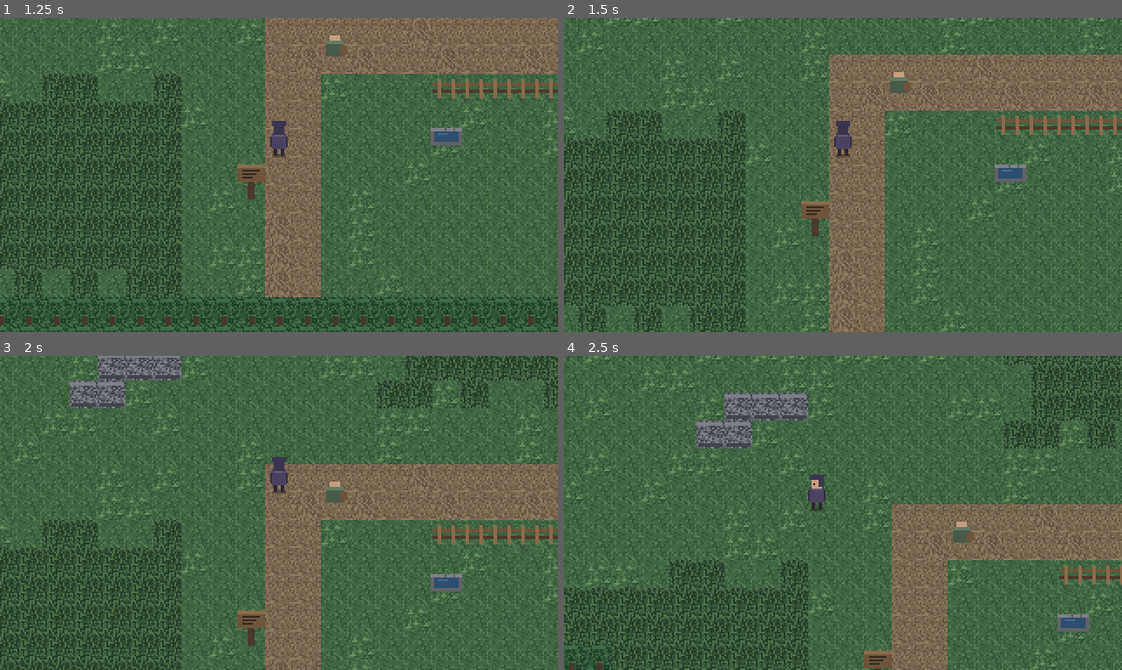
Above: before the commit, frames 1-4 (two rows, left to right).
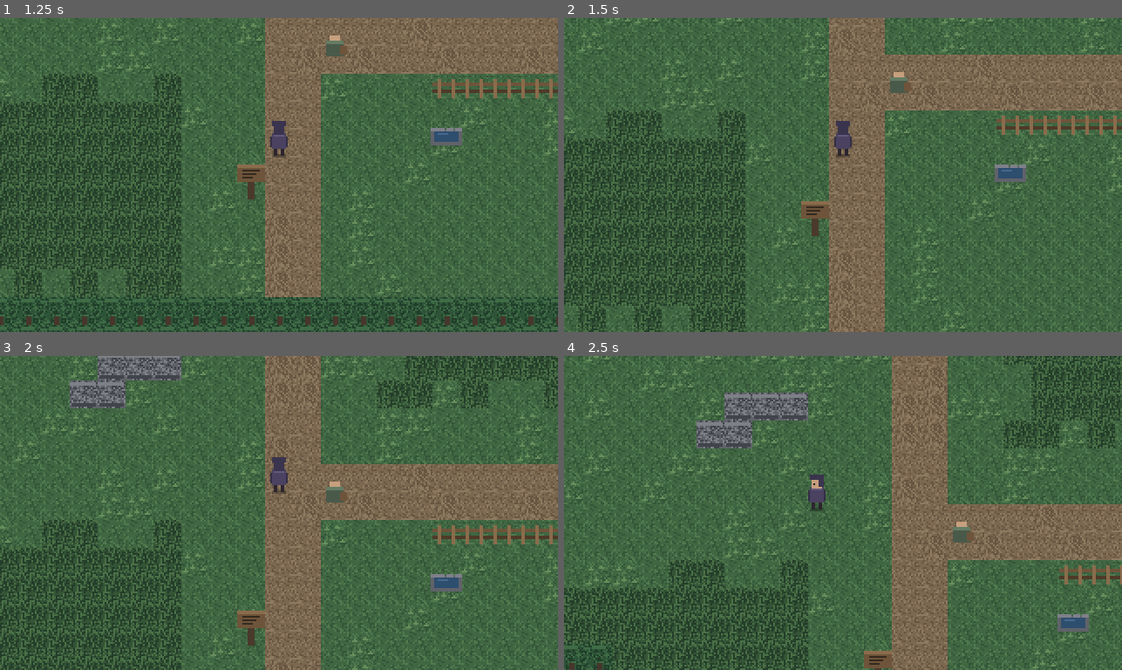
Above: after the commit, the same moments.

Repository: ducetruce/game
Game: Godot game, scene res://scenes/overworld/overworld.tscn
Same seed, same stepped clock (60 frames per second), same inputs: the game is played once before the commit and once after it.
Inputs:
- Up to frame 1 (1.25 s): tap Enter at 0.5 s; hold W (move_up) from 0.53 s (still down); tap Z (interact) at 0.6 s
- Up to frame 2 (1.5 s): keep holding W (move_up); tap Z (interact) at 1.35 s
- Up to frame 3 (2 s): keep holding W (move_up)
- Up to frame 4 (2.5 s): release W (move_up) at 2.03 s; hold A (move_left) from 2.03 s (still down); hold Shift (run) from 2.03 s (still down); tap Z (interact) at 2.3 s

Frame 1 is identical in both runs. In frame 2, 1.2% of the frame differs, in the area x 47-58%, y 0-12%; in frame 3, 3.4%; in frame 4, 4.7%, in the area x 58-69%, y 0-48%.

Commit message:
Add a second map, Aldenmere, and the warp system connecting it
The world was one map (Hollow Clearing) with nowhere else to go. This
builds the map-to-map travel engineering DESIGN.md §3 already committed
to, then uses it: a village reached through a gap carved in the Hollow
Clearing's north tree border.

Warps are data, not nodes: a `warp` object type in a map's JSON
registers into GameMap's own tile lookup (`warp_at`, alongside
`terrain_at`) rather than spawning anything visible. Overworld no longer
holds a fixed `$Map` child -- `_load_map(map_id, target)` frees whatever
is loaded and instantiates another under a new `MapContainer`, so the
save's `map_id` now picks which map to load rather than only validating
a position against one hardcoded map. A warp transition mirrors the
battle transition's fade/busy-lock shape, including the same grace
period and autosave on arrival.

Also: a fourth object type, `npc` (Villager, structurally identical to
SignPost but a person rather than a prop), two new tile symbols that
compose into a building facade (`H` wall, `V` roof) plus a flagstone
`c` plaza tile, and validate_data.py checking warps across map files
(a target_map exists, its target_tile is walkable) now that a map can
reference another.

Verified in the real engine: clean import, every entry scene boots
without error, a scripted walkthrough drives the player through both
warps and confirms exact landing tiles, and the village was screenshotted
through a real camera under Xvfb to check the new art by eye.

Co-Authored-By: Claude Sonnet 5 <noreply@anthropic.com>
Claude-Session: https://claude.ai/code/session_01KqDWnzjoFFAM1KXhCF3S2g

Diff:
--- a/assets/tilesets/placeholder_tileset.tres
+++ b/assets/tilesets/placeholder_tileset.tres
@@ -10,6 +10,7 @@
 2:0/0 = 0
 3:0/0 = 0
 4:0/0 = 0
+5:0/0 = 0
 0:1/0 = 0
 0:1/0/physics_layer_0/polygon_0/points = PackedVector2Array(-8, -8, 8, -8, 8, 8, -8, 8)
 1:1/0 = 0
@@ -18,6 +19,10 @@
 2:1/0/physics_layer_0/polygon_0/points = PackedVector2Array(-8, -8, 8, -8, 8, 8, -8, 8)
 3:1/0 = 0
 3:1/0/physics_layer_0/polygon_0/points = PackedVector2Array(-8, -8, 8, -8, 8, 8, -8, 8)
+5:1/0 = 0
+5:1/0/physics_layer_0/polygon_0/points = PackedVector2Array(-8, -8, 8, -8, 8, 8, -8, 8)
+6:1/0 = 0
+6:1/0/physics_layer_0/polygon_0/points = PackedVector2Array(-8, -8, 8, -8, 8, 8, -8, 8)
 
 [resource]
 tile_size = Vector2i(16, 16)
--- a/data/maps/hollow_clearing.json
+++ b/data/maps/hollow_clearing.json
@@ -1,7 +1,7 @@
 {
   "id": "hollow_clearing",
   "display_name": "The Hollow Clearing",
-  "_comment": "Tile grid, one string per row. See src/overworld/tile_legend.gd for the symbol table. Walkable: G g P p. Solid: W R T F.",
+  "_comment": "Tile grid, one string per row. See src/overworld/tile_legend.gd for the symbol table.",
   "player_start": [
     20,
     20
@@ -39,21 +39,45 @@
       "catalog": [
         "tempering_draught"
       ]
+    },
+    {
+      "type": "warp",
+      "tile": [
+        20,
+        0
+      ],
+      "target_map": "village_square",
+      "target_tile": [
+        20,
+        21
+      ]
+    },
+    {
+      "type": "warp",
+      "tile": [
+        21,
+        0
+      ],
+      "target_map": "village_square",
+      "target_tile": [
+        21,
+        21
+      ]
     }
   ],
   "tiles": [
-    "TTTTTTTTTTTTTTTTTTTTTTTTTTTTTTTTTTTTTTTT",
-    "TTTTTTTTTTTTTTTTTTTTTTTTTTTTTTTTTTTTTTTT",
-    "TTGGGggGGGGGGGgGggGGGGGGGGGGGGGGGGGGgGTT",
-    "TTGgWWWWgGGGGGGGGgGGGGGGbGbbgbGbbGgGGgTT",
-    "TTGWWWWWWGGgGGGGGGGGGGGGGbbbbbbbbbbbGGTT",
-    "TTGWWWWWWGgGgGGggGGGGGGgbbbbbbbbbbbGGGTT",
-    "TTGGWWWWGgGGGgGggGggGgGGbbbbbbbbbbbGGGTT",
-    "TTGgGGGGGGGggGGGggGGGGGGGbbbbbbbbbbbGGTT",
-    "TTGGGGGGGgGGGgRRRgGGGGggGbbbbbbbbbbbGGTT",
-    "TTGGGgGgGGGGGRRgGGGGGGGGbbgbGGbGGbGbGGTT",
-    "TTGGGGGGGgGGggGGgGGGGGGGggGGGgGGgGGGGgTT",
-    "TTGGGGGGgGGgGGGGGGGgGGGGgGGGGgGGGGGGgGTT",
+    "TTTTTTTTTTTTTTTTTTTTppTTTTTTTTTTTTTTTTTT",
+    "TTTTTTTTTTTTTTTTTTTTppTTTTTTTTTTTTTTTTTT",
+    "TTGGGggGGGGGGGgGggGGPpGGGGGGGGGGGGGGgGTT",
+    "TTGgWWWWgGGGGGGGGgGGpPGGbGbbgbGbbGgGGgTT",
+    "TTGWWWWWWGGgGGGGGGGGpPGGGbbbbbbbbbbbGGTT",
+    "TTGWWWWWWGgGgGGggGGGPPGgbbbbbbbbbbbGGGTT",
+    "TTGGWWWWGgGGGgGggGggPPGGbbbbbbbbbbbGGGTT",
+    "TTGgGGGGGGGggGGGggGGPpGGGbbbbbbbbbbbGGTT",
+    "TTGGGGGGGgGGGgRRRgGGppggGbbbbbbbbbbbGGTT",
+    "TTGGGgGgGGGGGRRgGGGGppGGbbgbGGbGGbGbGGTT",
+    "TTGGGGGGGgGGggGGgGGGPPGGggGGGgGGgGGGGgTT",
+    "TTGGGGGGgGGgGGGGGGGgpPGGgGGGGgGGGGGGgGTT",
     "TTGGggGgGGGGGGgGgGGgPPPPPpPPPPPppPGGGGTT",
     "TTGggGGGGGGGGGggGGGGPpPpPPpPPpPppPGGGGTT",
     "TTGGbbGbGggGbbGGbGGGPPgGGGFFFFFFFFGGGGTT",
--- /dev/null
+++ b/data/maps/village_square.json
@@ -0,0 +1,127 @@
+{
+  "id": "village_square",
+  "display_name": "Village of Aldenmere",
+  "_comment": "Tile grid, one string per row. See src/overworld/tile_legend.gd for the symbol table. Only entrance is the south gap, reached from hollow_clearing's north warp.",
+  "player_start": [
+    15,
+    12
+  ],
+  "objects": [
+    {
+      "type": "sign",
+      "tile": [
+        19,
+        19
+      ],
+      "text": [
+        "A weathered post, the paint gone chalky.",
+        "ALDENMERE. Mind the well after dark."
+      ]
+    },
+    {
+      "type": "spring",
+      "tile": [
+        20,
+        10
+      ],
+      "text": [
+        "The village well. Someone keeps flowers at its rim, always fresh.",
+        "Your creatures drink, and something in them settles."
+      ]
+    },
+    {
+      "type": "npc",
+      "tile": [
+        16,
+        9
+      ],
+      "tint": [
+        0.95,
+        0.78,
+        0.6
+      ],
+      "text": [
+        "\"First time through the mere? Keep to the path and it keeps to itself.\""
+      ]
+    },
+    {
+      "type": "npc",
+      "tile": [
+        24,
+        9
+      ],
+      "tint": [
+        0.68,
+        0.8,
+        1.0
+      ],
+      "text": [
+        "\"That roof there is older than the well. Older than most of us, too.\""
+      ]
+    },
+    {
+      "type": "npc",
+      "tile": [
+        20,
+        16
+      ],
+      "tint": [
+        0.75,
+        0.9,
+        0.7
+      ],
+      "text": [
+        "\"You get used to the quiet up here. The clearing's never quiet.\""
+      ]
+    },
+    {
+      "type": "warp",
+      "tile": [
+        20,
+        21
+      ],
+      "target_map": "hollow_clearing",
+      "target_tile": [
+        20,
+        1
+      ]
+    },
+    {
+      "type": "warp",
+      "tile": [
+        21,
+        21
+      ],
+      "target_map": "hollow_clearing",
+      "target_tile": [
+        21,
+        1
+      ]
+    }
+  ],
+  "tiles": [
+    "TTTTTTTTTTTTTTTTTTTTTTTTTTTTTTTTTTTTTTTTT",
+    "TTTTTTTTTTTTTTTTTTTTTTTTTTTTTTTTTTTTTTTTT",
+    "TTGGGGGGGGGGGGGGGGGGGGGGGGGGGGGGGGGGGGGTT",
+    "TTGGGGGGGGGGGGGGGGGGGGGGGGGGGGGGGGGGGGGTT",
+    "TTGGGGGGGGGGGGGGGGGGGGGGGGGGGGGGGGGGGGGTT",
+    "TTGGGGGGGGGGGGGGGVVVVVVVVGGGGGGGGGGGGGGTT",
+    "TTGGGGGGGGGGGGGGGHHHHHHHHGGGGGGGGGGGGGGTT",
+    "TTGGGGGGGGGGGGGGGGGGGGGGGGGGGGGGGGGGGGGTT",
+    "TTGGGGGGGGGGcccccccccccccccccccccGGGGGGTT",
+    "TTGGGGGGGGGGcccccccccccccccccccccGGGGGGTT",
+    "TTGGGGGGGGGGcccccccccccccccccccccGGGGGGTT",
+    "TTGGGGGGGGGGcccccccccccccccccccccGGGGGGTT",
+    "TTGGGGGGGGGGcccccccccccccccccccccGGGGGGTT",
+    "TTGGGGGGGGGGcccccccccccccccccccccGGGGGGTT",
+    "TTGGVVVVVVGGcccccccccccccccccccccGGGGGGTT",
+    "TTGGHHHHHHGGcccccccccccccccccccccGGGGGGTT",
+    "TTGGGGGGGGGGcccccccccccccccccccccGGGGGGTT",
+    "TTGGGGGGGGGGcccccccccccccccccccccGGGGGGTT",
+    "TTGGGGGGGGGGGGGGGPPPPGGGGGGGGGGGGGGGGGGTT",
+    "TTGGGGGGGGGGGGGGGGppGGGGGGGGGGGGGGGGGGGTT",
+    "TTTTTTTTTTTTTTTTTTTTppTTTTTTTTTTTTTTTTTTT",
+    "TTTTTTTTTTTTTTTTTTTTppTTTTTTTTTTTTTTTTTTT"
+  ],
+  "encounters": {}
+}
--- /dev/null
+++ b/scenes/overworld/maps/village_square.tscn
@@ -0,0 +1,16 @@
+[gd_scene load_steps=3 format=3]
+
+[ext_resource type="Script" path="res://src/overworld/game_map.gd" id="1_map"]
+[ext_resource type="TileSet" path="res://assets/tilesets/placeholder_tileset.tres" id="2_tileset"]
+
+[node name="VillageSquare" type="Node2D"]
+script = ExtResource("1_map")
+map_data_path = "res://data/maps/village_square.json"
+
+[node name="Ground" type="TileMapLayer" parent="."]
+tile_set = ExtResource("2_tileset")
+
+[node name="Obstacles" type="TileMapLayer" parent="."]
+tile_set = ExtResource("2_tileset")
+
+[node name="Objects" type="Node2D" parent="."]
--- a/scenes/overworld/overworld.tscn
+++ b/scenes/overworld/overworld.tscn
@@ -1,7 +1,6 @@
-[gd_scene load_steps=7 format=3]
+[gd_scene load_steps=6 format=3]
 
 [ext_resource type="Script" path="res://src/overworld/overworld.gd" id="1_overworld"]
-[ext_resource type="PackedScene" path="res://scenes/overworld/maps/hollow_clearing.tscn" id="2_map"]
 [ext_resource type="PackedScene" path="res://scenes/overworld/player.tscn" id="3_player"]
 [ext_resource type="PackedScene" path="res://scenes/ui/dialogue_box.tscn" id="4_dialogue"]
 [ext_resource type="PackedScene" path="res://scenes/ui/shop_menu.tscn" id="5_shop"]
@@ -10,7 +9,7 @@
 [node name="Overworld" type="Node2D"]
 script = ExtResource("1_overworld")
 
-[node name="Map" parent="." instance=ExtResource("2_map")]
+[node name="MapContainer" type="Node2D" parent="."]
 
 [node name="Player" parent="." instance=ExtResource("3_player")]
 
--- /dev/null
+++ b/scenes/overworld/villager.tscn
@@ -0,0 +1,15 @@
+[gd_scene load_steps=3 format=3]
+
+[ext_resource type="Script" path="res://src/overworld/villager.gd" id="1_villager"]
+
+[sub_resource type="RectangleShape2D" id="RectangleShape2D_villager"]
+size = Vector2(8, 12)
+
+[node name="Villager" type="StaticBody2D" groups=["interactable"]]
+collision_layer = 1
+collision_mask = 0
+script = ExtResource("1_villager")
+
+[node name="CollisionShape2D" type="CollisionShape2D" parent="."]
+position = Vector2(0, -6)
+shape = SubResource("RectangleShape2D_villager")
--- a/src/overworld/game_map.gd
+++ b/src/overworld/game_map.gd
@@ -18,6 +18,7 @@
 const SIGN_SCENE := preload("res://scenes/overworld/sign_post.tscn")
 const SPRING_SCENE := preload("res://scenes/overworld/rest_spring.tscn")
 const SHOPKEEPER_SCENE := preload("res://scenes/overworld/shopkeeper.tscn")
+const VILLAGER_SCENE := preload("res://scenes/overworld/villager.tscn")
 
 @export_file("*.json") var map_data_path: String = ""
 
@@ -31,6 +32,10 @@
 var _player_start := Vector2i.ZERO
 var _rows := PackedStringArray()
 var _encounters := {}
+## Vector2i tile -> {target_map: String, target_tile: Vector2i}. Walking onto
+## one of these tiles is what actually leaves the map, checked by the
+## overworld the same way it checks encounter terrain.
+var _warps := {}
 
 @onready var _ground: TileMapLayer = $Ground
 @onready var _obstacles: TileMapLayer = $Obstacles
@@ -144,6 +149,10 @@
 				_spawn_spring(spec)
 			"shop":
 				_spawn_shop(spec)
+			"npc":
+				_spawn_npc(spec)
+			"warp":
+				_register_warp(spec)
 			_:
 				push_warning("%s: unknown object type '%s'." % [map_data_path, kind])
 
@@ -184,23 +193,53 @@
 	shop_requested.emit(catalog)
 
 
+func _spawn_npc(spec: Dictionary) -> void:
+	var villager: Villager = VILLAGER_SCENE.instantiate()
+	villager.pages = _to_string_array(spec.get("text", []))
+	villager.position = tile_to_world(_tile_from(spec.get("tile", [0, 0])))
+	if spec.has("tint"):
+		var rgb: Array = spec["tint"]
+		if rgb.size() >= 3:
+			villager.tint = Color(float(rgb[0]), float(rgb[1]), float(rgb[2]))
+	villager.read_requested.connect(_on_read_requested)
+	_objects.add_child(villager)
+
+
+func _register_warp(spec: Dictionary) -> void:
+	var tile := _tile_from(spec.get("tile", [0, 0]))
+	_warps[tile] = {
+		"target_map": str(spec.get("target_map", "")),
+		"target_tile": _tile_from(spec.get("target_tile", [0, 0])),
+	}
+
+
 func _on_read_requested(pages: PackedStringArray) -> void:
 	dialogue_requested.emit(pages)
 
 
 # --- encounters ------------------------------------------------------------
 
+func _tile_at(world_position: Vector2) -> Vector2i:
+	return Vector2i(
+		int(floorf(world_position.x / float(TILE_SIZE))),
+		int(floorf(world_position.y / float(TILE_SIZE))))
+
+
 ## Tile symbol under a world position, or "" if it is off the map.
 func terrain_at(world_position: Vector2) -> String:
-	var tile := Vector2i(
-		int(floorf(world_position.x / float(TILE_SIZE))),
-		int(floorf(world_position.y / float(TILE_SIZE))))
+	var tile := _tile_at(world_position)
 	if tile.y < 0 or tile.y >= _rows.size():
 		return ""
 	var row := _rows[tile.y]
 	if tile.x < 0 or tile.x >= row.length():
 		return ""
 	return row[tile.x]
+
+
+## {target_map, target_tile} if a warp sits under this world position, or {}
+## if there is none.
+func warp_at(world_position: Vector2) -> Dictionary:
+	return _warps.get(_tile_at(world_position), {})
 
 
 ## Per-check probability for this terrain. Zero means no encounters here.
--- a/src/overworld/overworld.gd
+++ b/src/overworld/overworld.gd
@@ -16,7 +16,12 @@
 ## the very next press, every time. See Player.lock_interact().
 const MENU_LOCK_SECONDS := 0.3
 
-@onready var _map: GameMap = $Map
+## Map loaded when there is no save to say otherwise, and the fallback if a
+## save or a warp names a map id with no matching scene.
+const DEFAULT_MAP_ID := "hollow_clearing"
+const MAP_SCENE_PATH_FORMAT := "res://scenes/overworld/maps/%s.tscn"
+
+@onready var _map_container: Node2D = $MapContainer
 @onready var _player: Player = $Player
 @onready var _dialogue: DialogueBox = $DialogueBox
 @onready var _shop: Node = $ShopMenu
@@ -25,6 +30,12 @@
 @onready var _battle_layer: CanvasLayer = $BattleLayer
 @onready var _fade: ColorRect = $FadeLayer/Fade
 
+## The map currently hosted under _map_container. Never a fixed scene-tree
+## child -- travelling between maps frees this and instantiates another, so
+## nothing outside _load_map may assume it stays the same node across a
+## warp.
+var _map: GameMap = null
+
 var _tracker := EncounterTracker.new()
 var _rng := RandomNumberGenerator.new()
 ## Untyped on purpose: statically typing this as Node makes GDScript reject
@@ -41,40 +52,65 @@
 
 func _ready() -> void:
 	_rng.randomize()
-	_map.dialogue_requested.connect(_dialogue.show_pages)
 	_dialogue.opened.connect(_on_ui_opened)
 	_dialogue.closed.connect(_on_ui_closed)
-	_map.shop_requested.connect(_shop.open_with)
 	_shop.opened.connect(_on_ui_opened)
 	_shop.closed.connect(_on_ui_closed)
 	_party_menu.opened.connect(_on_ui_opened)
 	_party_menu.closed.connect(_on_ui_closed)
+	_fade.color.a = 0.0
+
+	var map_id := DEFAULT_MAP_ID
+	var start_position: Variant = null
+	if SaveGame.has_save:
+		var world := SaveGame.load_and_apply()
+		map_id = str(world.get("map_id", DEFAULT_MAP_ID))
+		start_position = world.get("position", null)
+
+	_load_map(map_id, start_position)
+
+
+## Frees whatever map is currently loaded (if any) and instantiates `map_id`
+## in its place, positioning the player and re-fitting the camera. `target`
+## says where the player should end up: a Vector2i tile (as a warp gives),
+## a Vector2 world position (as a restored save gives), or null -- any of
+## these falls back to the new map's own spawn point if it does not land on
+## walkable ground, since a map can change shape after a save was written,
+## and a warp's target tile is only ever as trustworthy as the map data that
+## named it.
+func _load_map(map_id: String, target: Variant) -> void:
+	if _map != null:
+		# Godot disconnects a freed node's signals on its own, so there is
+		# nothing to unhook here first.
+		_map.queue_free()
+		_map = null
+
+	var scene_path := MAP_SCENE_PATH_FORMAT % map_id
+	if not ResourceLoader.exists(scene_path):
+		push_error("Overworld: no map scene for id '%s', falling back to '%s'." % [
+			map_id, DEFAULT_MAP_ID,
+		])
+		scene_path = MAP_SCENE_PATH_FORMAT % DEFAULT_MAP_ID
+
+	var map_scene: PackedScene = load(scene_path)
+	_map = map_scene.instantiate()
+	_map_container.add_child(_map)
+
+	_map.dialogue_requested.connect(_dialogue.show_pages)
+	_map.shop_requested.connect(_shop.open_with)
 	_map.checkpoint_reached.connect(_autosave)
 
-	_player.global_position = _resolve_start_position()
-	_last_position = _player.global_position
+	var position := _map.player_spawn_position()
+	if target is Vector2i:
+		var candidate := _map.tile_to_world(target)
+		if _map.is_walkable(candidate):
+			position = candidate
+	elif target is Vector2 and _map.is_walkable(target):
+		position = target
+
+	_player.global_position = position
+	_last_position = position
 	_apply_camera_limits()
-	_fade.color.a = 0.0
-
-
-## Loads Party and Inventory from a save, if one exists, and returns where the
-## player should stand. Falls back to the map's own spawn point if there is no
-## save, the load failed, the save names a different map (no multi-map loading
-## exists yet to honour that), or the saved position no longer lands on
-## walkable ground -- the map may have changed shape since the save was
-## written, and standing a returning player inside a wall is worse than
-## ignoring a stale position.
-func _resolve_start_position() -> Vector2:
-	if not SaveGame.has_save:
-		return _map.player_spawn_position()
-
-	var world := SaveGame.load_and_apply()
-	var position: Variant = world.get("position", null)
-	var map_id := str(world.get("map_id", ""))
-
-	if map_id == _map.id and position is Vector2 and _map.is_walkable(position):
-		return position
-	return _map.player_spawn_position()
 
 
 func _autosave() -> void:
@@ -102,6 +138,11 @@
 	var moved := _player.global_position.distance_to(_last_position)
 	_last_position = _player.global_position
 	if moved <= 0.0:
+		return
+
+	var warp := _map.warp_at(_player.global_position)
+	if not warp.is_empty():
+		_begin_warp(warp)
 		return
 
 	var symbol := _map.terrain_at(_player.global_position)
@@ -117,6 +158,25 @@
 	_camera.limit_bottom = int(bounds.end.y)
 	# Without this the camera lerps in from the origin on the first frame.
 	_camera.reset_smoothing()
+
+
+# --- travel ------------------------------------------------------------
+
+func _begin_warp(warp: Dictionary) -> void:
+	_busy = true
+	_player.input_enabled = false
+	await _fade_to(1.0)
+
+	_load_map(str(warp.get("target_map", "")), warp.get("target_tile", Vector2i.ZERO))
+	# A fresh map means a fresh grace period, same as stepping out of a
+	# battle -- otherwise the tracker can roll an encounter on the very tile
+	# the player just arrived on.
+	_tracker.start_grace()
+	_autosave()
+
+	await _fade_to(0.0)
+	_player.input_enabled = true
+	_busy = false
 
 
 # --- encounters ------------------------------------------------------------
--- a/src/overworld/tile_legend.gd
+++ b/src/overworld/tile_legend.gd
@@ -16,15 +16,19 @@
 	"P": Vector2i(2, 0),  # packed dirt path
 	"p": Vector2i(3, 0),  # worn path
 	"b": Vector2i(4, 0),  # bracken -- walkable, and where encounters happen
+	"c": Vector2i(5, 0),  # plaza -- walkable, flagstone village ground
 }
 
 ## Painted into the Obstacles layer, which carries the tileset's physics layer.
-## Every solid tile still gets grass underneath so edges never show the void.
+## Every solid tile still gets grass underneath so edges never show the void,
+## though the two are fully opaque themselves and never actually let it show.
 const SOLID := {
 	"W": Vector2i(0, 1),  # water
 	"R": Vector2i(1, 1),  # rock
 	"T": Vector2i(2, 1),  # tree
 	"F": Vector2i(3, 1),  # fence
+	"H": Vector2i(5, 1),  # wall -- a building's ground floor
+	"V": Vector2i(6, 1),  # roof -- goes directly above an H tile
 }
 
 
--- /dev/null
+++ b/src/overworld/villager.gd
@@ -0,0 +1,34 @@
+class_name Villager
+extends StaticBody2D
+## A person with something to say. Solid, like every other interactable, so
+## talking to one means standing in front of them.
+##
+## Distinct from Shopkeeper (which opens a buy menu) and SignPost (which reads
+## as a prop, not a person) -- this is just conversation. Placeholder art is
+## drawn in code; `tint` lets several villagers on one map look different from
+## each other without needing separate sprites.
+
+signal read_requested(pages: PackedStringArray)
+
+const CLOAK_BASE := Color("5a4a6a")
+const SKIN := Color("c6a07e")
+const HAIR := Color("3a2e28")
+
+## Set by GameMap from the map's JSON.
+var pages := PackedStringArray()
+## Recolours the cloak so villagers on the same map read as different people.
+@export var tint := Color.WHITE
+
+
+func interact(_who: Node) -> void:
+	read_requested.emit(pages)
+
+
+func _draw() -> void:
+	var cloak := CLOAK_BASE * tint
+	var cloak_hi := cloak.lightened(0.2)
+	draw_rect(Rect2(-2.0, -3.0, 4.0, 2.0), Color(0, 0, 0, 0.35))  # ground shadow
+	draw_rect(Rect2(-4.0, -13.0, 8.0, 10.0), cloak)
+	draw_rect(Rect2(-4.0, -13.0, 8.0, 2.0), cloak_hi)
+	draw_rect(Rect2(-3.0, -19.0, 6.0, 6.0), SKIN)
+	draw_rect(Rect2(-3.0, -21.0, 6.0, 3.0), HAIR)
Binary file changed: assets/tilesets/placeholder_atlas.png
Not shown, changed: .gitignore
Not shown, changed: README.md
Not shown, changed: docs/DESIGN.md
Not shown, changed: tools/gen_placeholder_art.py
Not shown, changed: tools/validate_data.py
